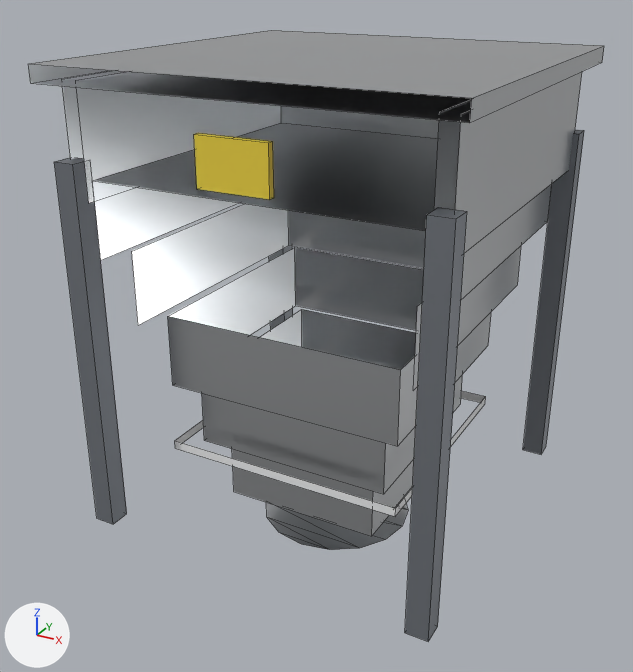
The FBX model Tools/butchery/fbx/SM_OFFAL_CHUTE.fbx: old version first, new version second.
Before and after are seen from a camera (50 mm lens) standing at (1.23, -2.39, 1.85) and looking at (-0.04, -0.07, 0.69). Lighting does not change. The marker at lower left points along +X, +Y and +Z. The older version comes first. Mesh edges are drawn as thin lines.

In view in the first picture: 'SM_OFFAL_CHUTE'.
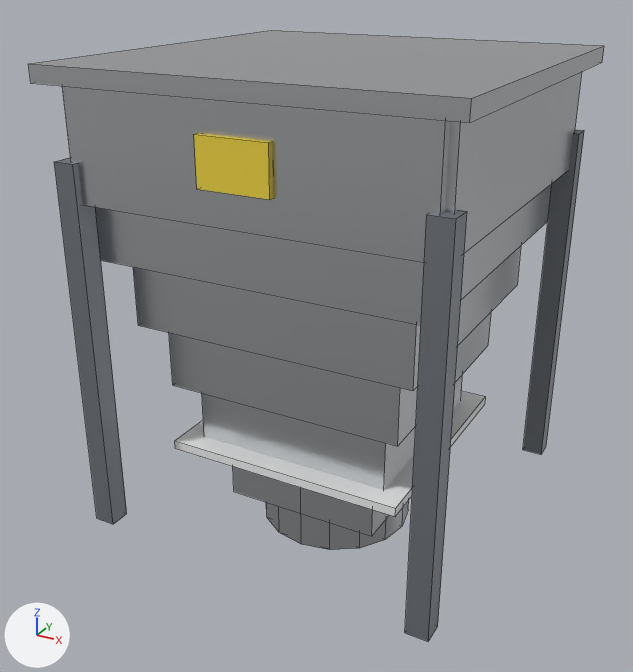
Changed parts and their boxes (x1, y1, x2, y2) in the pictures (633 x 672 px):
part 1 of me_sm_offal_chute_001, added: after (63, 86, 450, 262)
part 2 of me_sm_offal_chute_001, built on: after (29, 64, 486, 550)

Edits to the bpy script that builds the scene:
```text
Change me_sm_offal_chute_001:
    used by ob_sm_offal_chute; location = (0.0, 0.0, 0.0)
    remove me_sm_offal_chute_001.from_pydata(...)  # 136 vertices, 82 faces; spans x -0.62..0.62, y -0.62..0.62, z 0.0..1.57
    add me_sm_offal_chute_001.from_pydata(...)  # 160 vertices, 116 faces; spans x -0.62..0.62, y -0.62..0.62, z 0.0..1.57
    me_sm_offal_chute_001 part 1: the loose piece of 8 vertices spanning x -0.26..0.26, y -0.27..0.26, z 0.13..0.37 is copied, and the copy is scaled about its middle by (2.08, 0.0943, 1.42), then moved by (0.0, -0.55, 1.11); it spans x -0.55..0.55, y -0.57..-0.52, z 1.19..1.53
    me_sm_offal_chute_001 part 2
    1 face is deleted
    16 new vertices lie (0.0, 0.0, 0.34) away from vertices in x -0.26..0.26, y -0.26..0.26, z 0.0
    28 new faces join them, mat_m_butchery_stainless (light grey #dddfe2)
    2 new faces join them, mat_m_butchery_foodplastic (white #f1f2f3)
```
